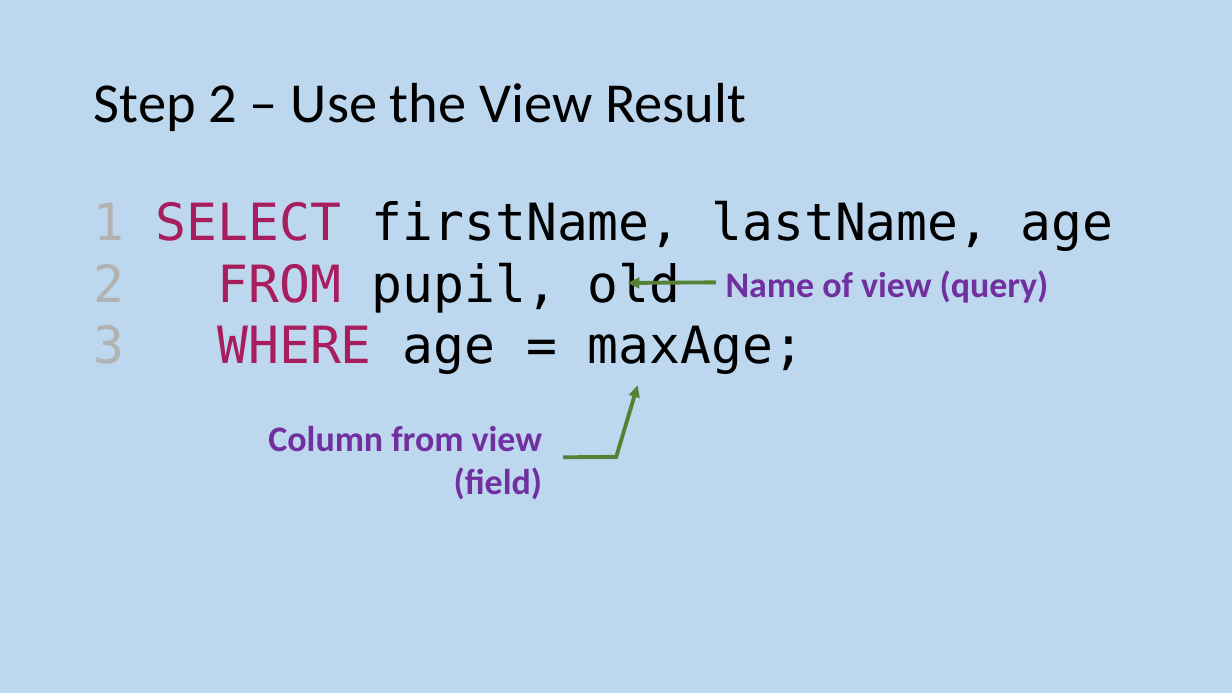
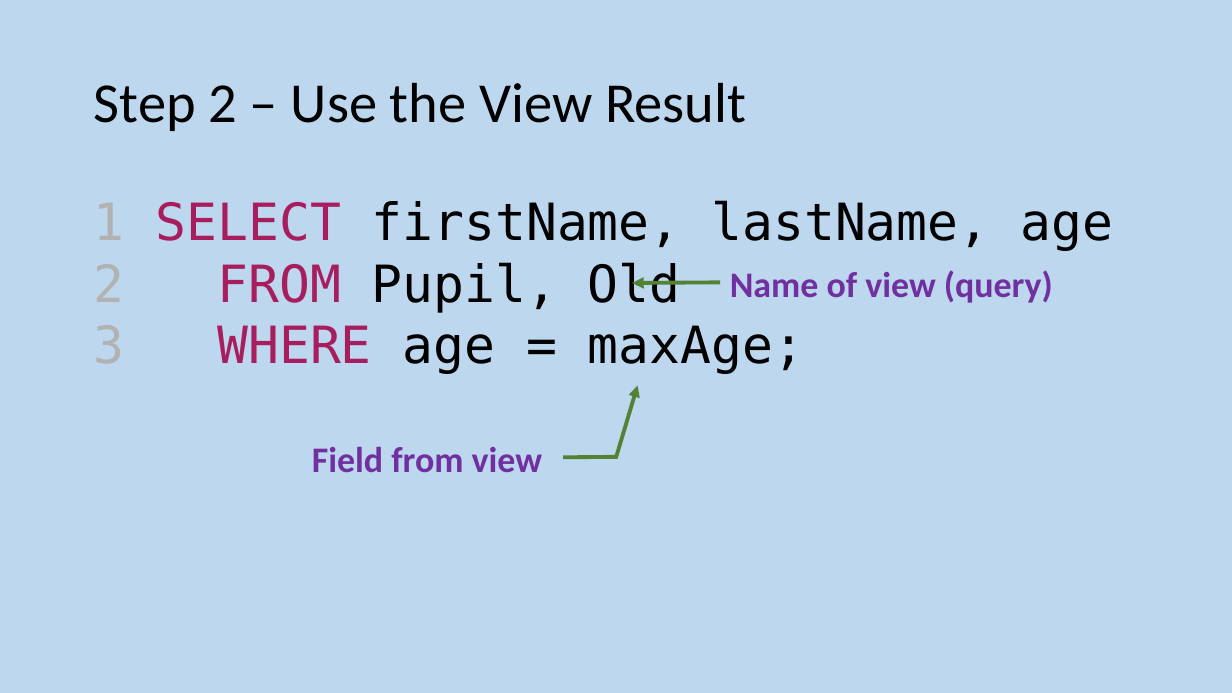
Before and after one commit to MrFriendCS/MrFriendCS.github.io, a slide deck: slide 82 of higher/ddd/H CS DDD Slides.pptx (slide 80 before the commit). Drawn at 1232x693 pixels with LibreOffice and Linux fonts; fonts in the diff are those of the drawing. Boxes give left, top, right and bottom in pixels: in the first picture for what was removed or moved away, otherwise in the second. Text is boxed around its words. In the diff, an @@ line names an element or a change of style, - is before the commit and + after.

```diff
--- a/higher/ddd/H CS DDD Slides.pptx
+++ b/higher/ddd/H CS DDD Slides.pptx
@@ text at (x1=217, y1=262, x2=681, y2=312): text changed @@
-2 FROM pupil, old
+2 FROM Pupil, Old
@@ callout "Name of view (query)" moved from (x1=716, y1=240, x2=1063, y2=327) to (x1=721, y1=240, x2=1067, y2=327) @@
@@ text in callout at (x1=312, y1=447, x2=542, y2=473): text changed @@
-Column from view
-(field)
+Field from view
```
Also in this commit, not shown: 7 other slides changed, 2 slides added, 2 other files.
